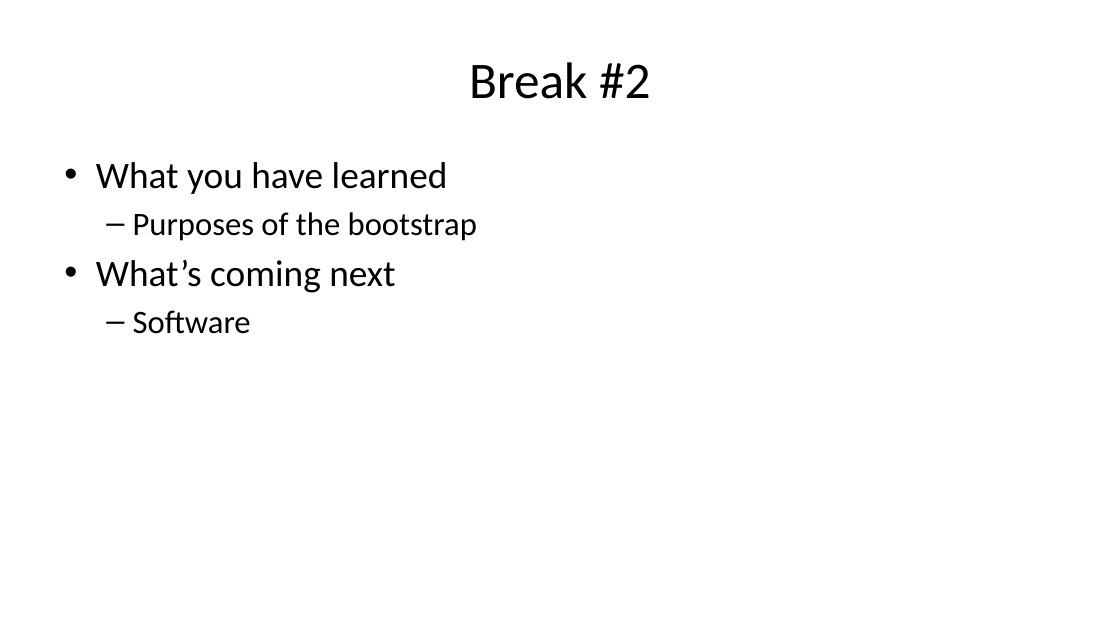
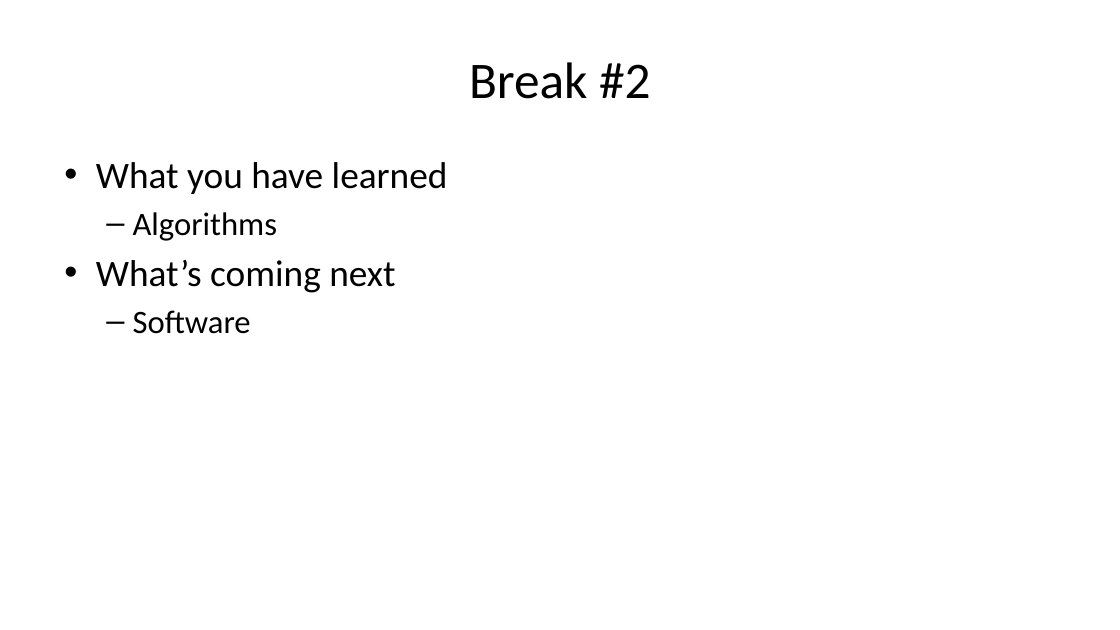
Before and after one commit to pmean/papers-and-presentations, a slide deck: slide 44 of bootstrap/src/bootstrap-slides.pptx (slide 43 before the commit). Drawn at 1120x630 pixels with LibreOffice and Linux fonts; fonts in the diff are those of the drawing. Boxes give left, top, right and bottom in pixels: in the first picture for what was removed or moved away, otherwise in the second. Text is boxed around its words. In the diff, an @@ line names an element or a change of style, - is before the commit and + after.

Commit message:
Working draft of bootstrap slides

```diff
--- a/bootstrap/src/bootstrap-slides.pptx
+++ b/bootstrap/src/bootstrap-slides.pptx
@@ text at (x1=133, y1=212, x2=277, y2=241): text changed @@
-  – Purposes of the bootstrap
+  – Algorithms
```
Also in this commit, not shown: 27 other slides changed, 2 slides added, 1 other file.
